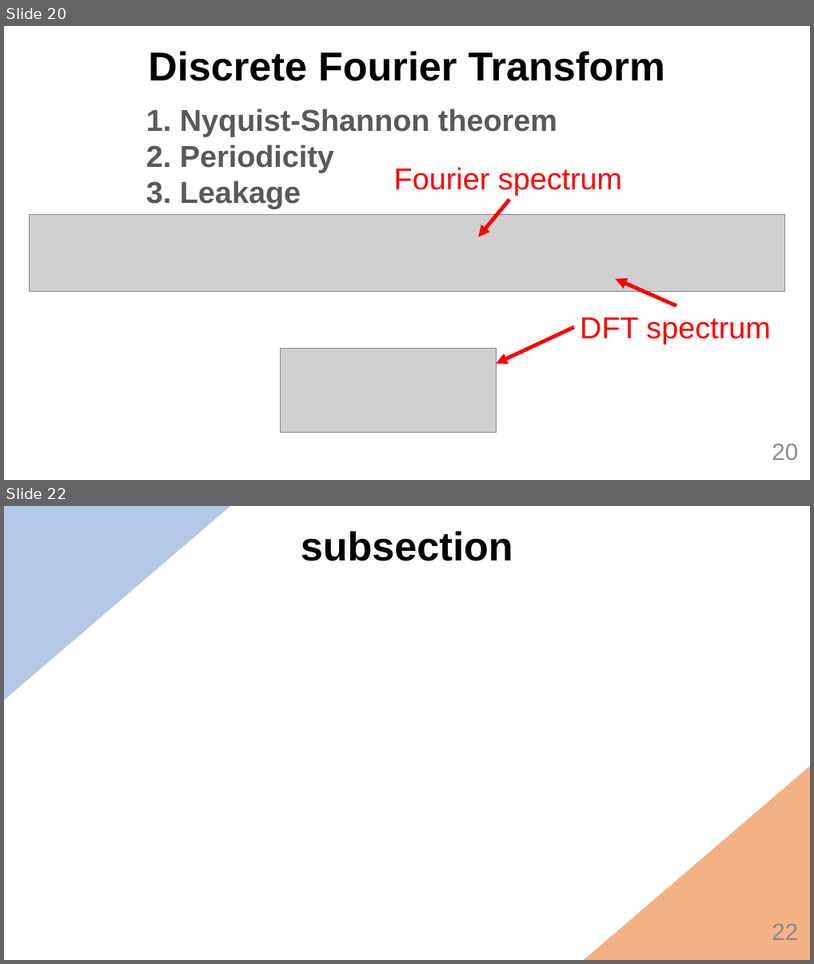
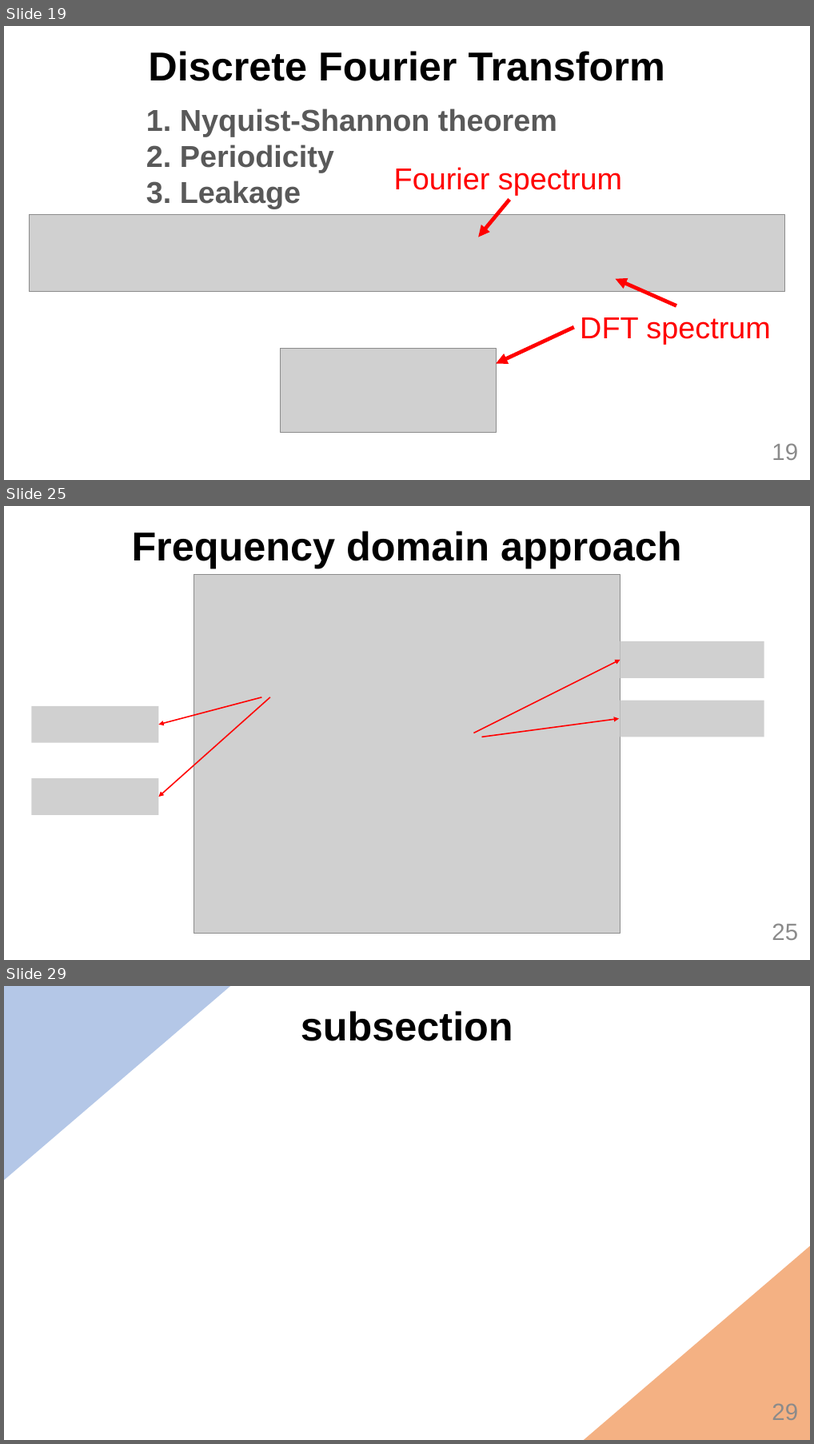
Before and after one commit to MarcBerneman/Master-thesis, a slide deck: Presentation/Thesis.pptx. Shown one above the other, each under a label of ours: slides 20 and 22 before the commit, slides 19, 25 and 29 after it; the slides between them are not shown. The pictures are 814x964 and 814x1444 pixels, drawn with LibreOffice and Linux fonts; fonts in the diff are those of the drawing; grey boxes stand for pictures; background and template pictures are left out. Boxes give left, top, right and bottom in pixels: in the first picture for what was removed or moved away, otherwise in the second. Text is boxed around its words. In the diff, an @@ line names an element or a change of style, - is before the commit and + after.

```diff
--- a/Presentation/Thesis.pptx
+++ b/Presentation/Thesis.pptx
@@ slide 25 added at bbox=[4, 506, 810, 960], background #FFFFFF @@
@@ text added at bbox=[132, 531, 682, 568], 48 pt, text #000000, bold @@
+Frequency domain approach
@@ picture added at bbox=[194, 574, 621, 933] @@
@@ picture added at bbox=[621, 641, 765, 679] @@
@@ arrow added from (474, 733) to (621, 660), #FF0000 1.5 pt @@
@@ arrow added from (262, 697) to (159, 724), #FF0000 1.5 pt @@
@@ arrow added from (270, 697) to (159, 796), #FF0000 1.5 pt @@
@@ picture added at bbox=[31, 706, 158, 743] @@
@@ arrow added from (482, 736) to (619, 718), #FF0000 1.5 pt @@
@@ picture added at bbox=[621, 700, 765, 737] @@
@@ picture added at bbox=[31, 778, 158, 815] @@
@@ page number added at bbox=[772, 923, 798, 940], 28 pt, text #8C8C8C @@
+25
@@ what was slide 20 is now slide 19 @@
@@ page number at bbox=[772, 443, 798, 460]: text changed @@
-20
+19
@@ what was slide 22 is now slide 29 @@
@@ page number at bbox=[772, 1403, 798, 1420]: text changed @@
-22
+29
```
Also in this commit, not shown: 3 slides changed, 6 other slides added, 11 other files.
